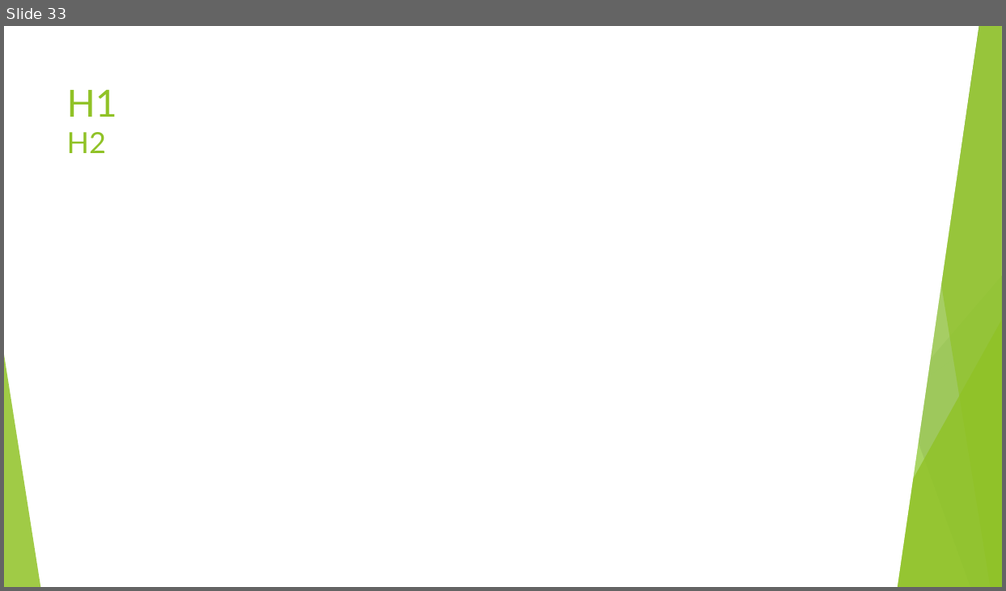
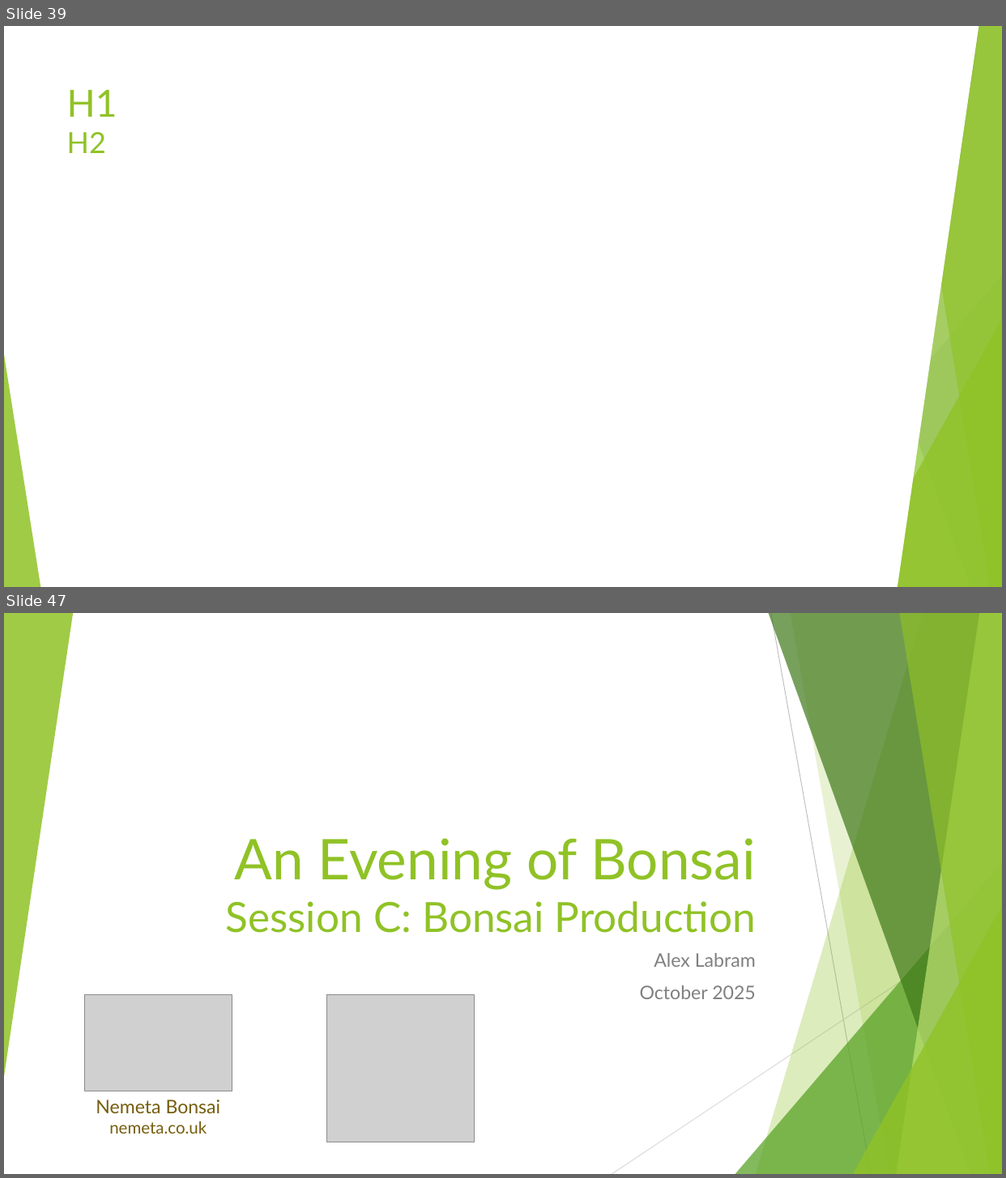
Before and after one commit to AlexLabram/Bonsai, a slide deck: Courseware/Bonsai On A Budget (running).pptx. Shown one above the other, each under a label of ours: slide 33 before the commit, slides 39 and 47 after it; the slides between them are not shown. The pictures are 1006x591 and 1006x1178 pixels, drawn with LibreOffice and Linux fonts; fonts in the diff are those of the drawing; grey boxes stand for pictures. Boxes give left, top, right and bottom in pixels: in the first picture for what was removed or moved away, otherwise in the second. Text is boxed around its words. In the diff, an @@ line names an element or a change of style, - is before the commit and + after.

```diff
--- a/Courseware/Bonsai On A Budget (running).pptx
+++ b/Courseware/Bonsai On A Budget (running).pptx
@@ slide 47 added at (4, 613, 1002, 1174), background #FFFFFF; not listed: 9 template elements that a slide beside it also shows @@
@@ triangle added at (4, 613, 73, 1077), fill #90C226 at 85% opacity @@
@@ title added at (226, 838, 756, 933), 40 pt, text #90C226 @@
+An Evening of Bonsai
+Session C: Bonsai Production
@@ subtitle added at (640, 953, 756, 999), 18 pt, text #808080 @@
+Alex Labram
+October 2025
@@ picture added at (84, 995, 232, 1092) @@
@@ picture added at (326, 995, 474, 1142) @@
@@ text added at (96, 1100, 221, 1134), 18 pt, text #755E0D @@
+Nemeta Bonsai
+nemeta.co.uk
@@ what was slide 33 is now slide 39 @@
```
Also in this commit, not shown: 2 slides changed, 11 other slides added.
